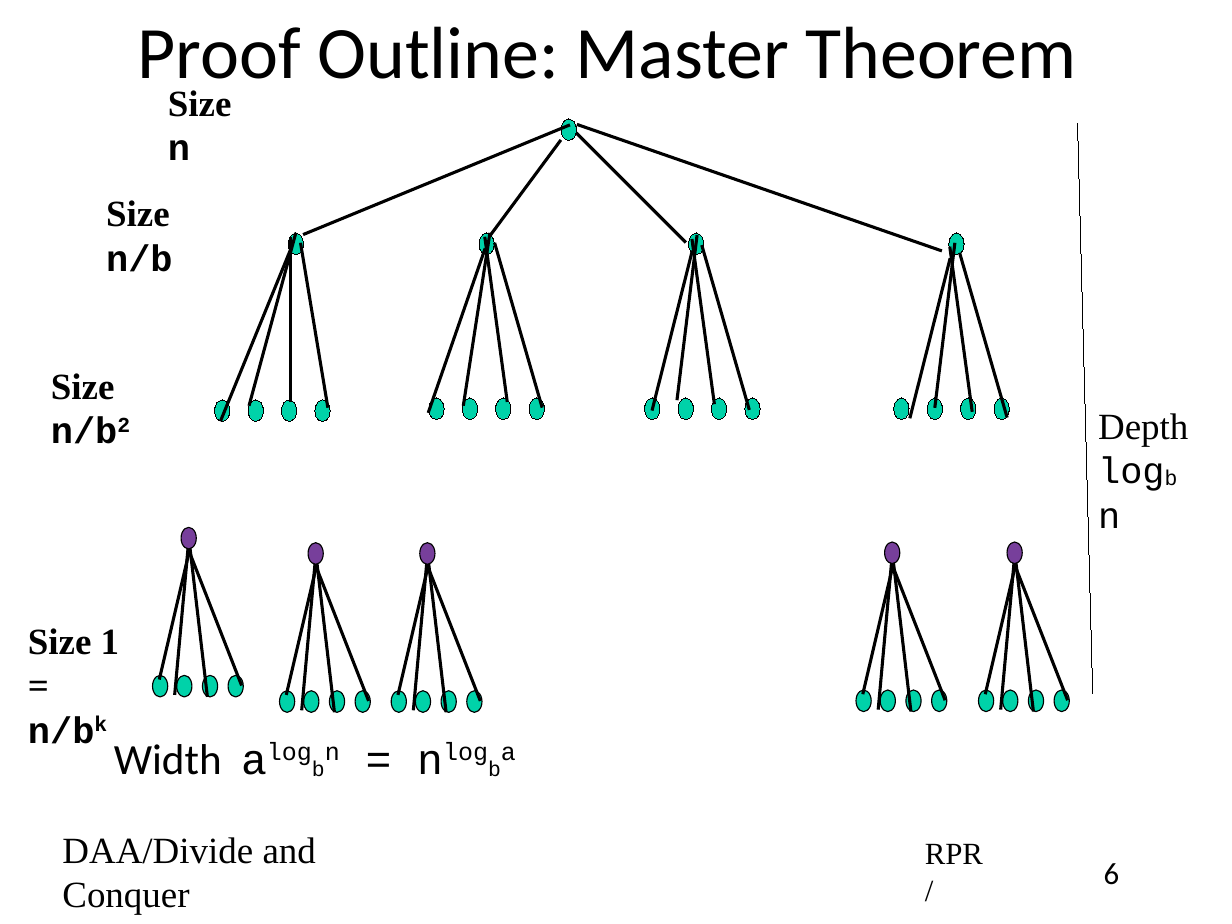
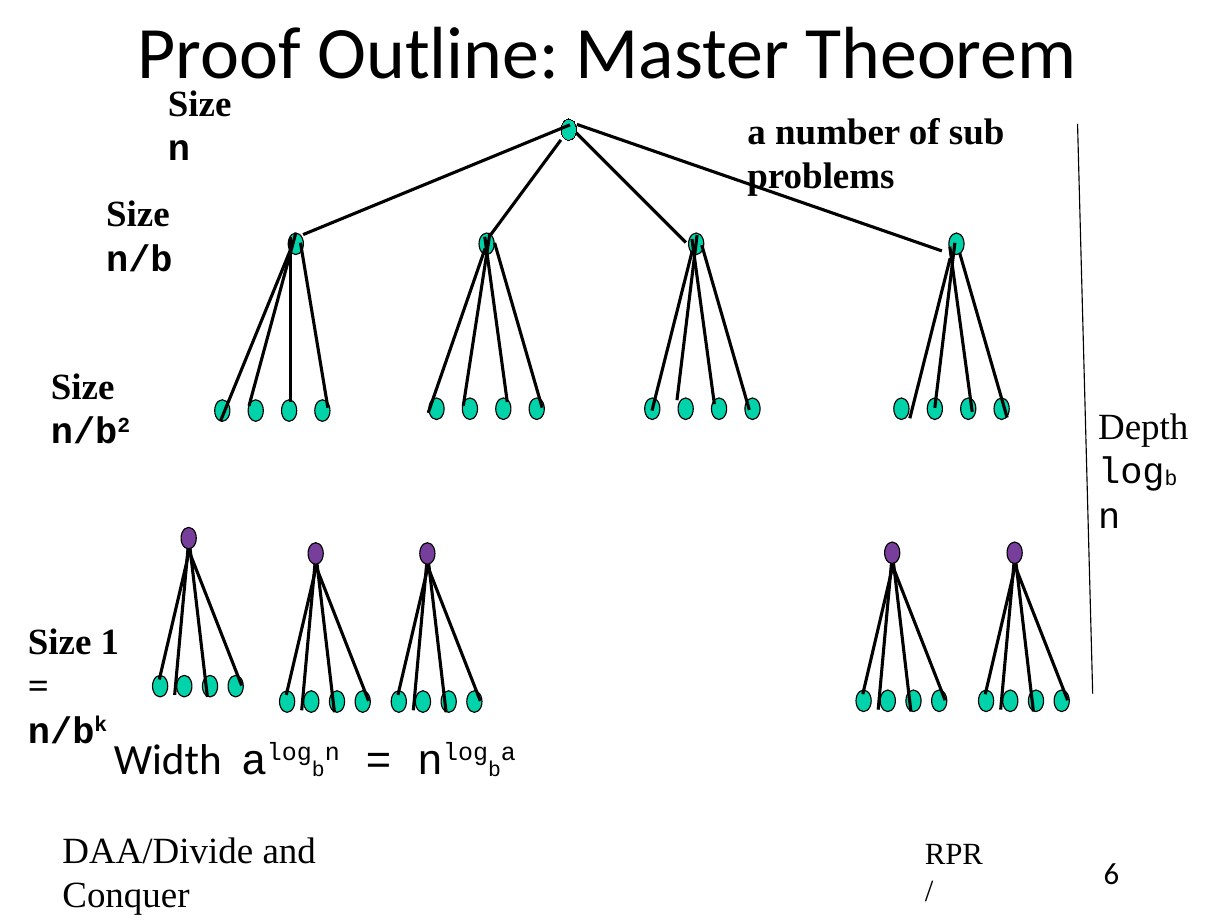
Before and after one commit to rprustagi/2019_20-Even-18CS42-DAA, a slide deck: slide 6 of Slides/2020-Even-DAA-L10b-Recurrence-Master-Theorem.pptx. Drawn at 1232x924 pixels with LibreOffice and Linux fonts; fonts in the diff are those of the drawing. Boxes give left, top, right and bottom in pixels: in the first picture for what was removed or moved away, otherwise in the second. Text is boxed around its words. In the diff, an @@ line names an element or a change of style, - is before the commit and + after.

```diff
--- a/Slides/2020-Even-DAA-L10b-Recurrence-Master-Theorem.pptx
+++ b/Slides/2020-Even-DAA-L10b-Recurrence-Master-Theorem.pptx
@@ text added at [747, 118, 1004, 196], 24 pt, text #000000, bold @@
+a number of sub problems
```
Also in this commit, not shown: 7 other slides changed, 1 other file.
